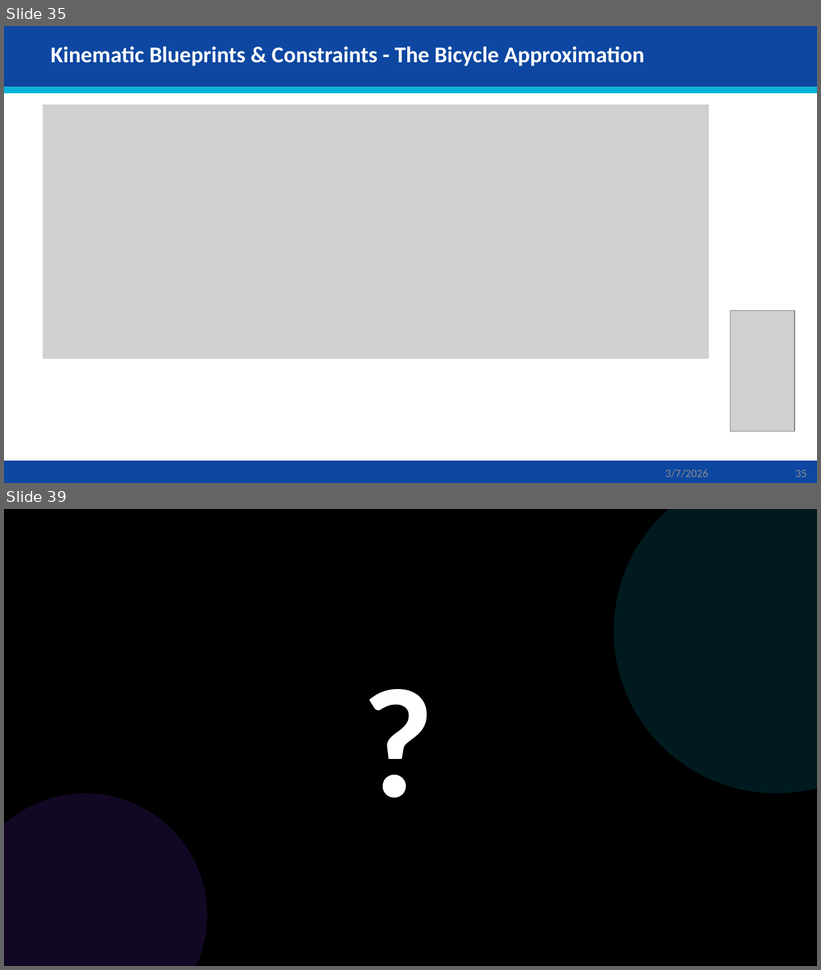
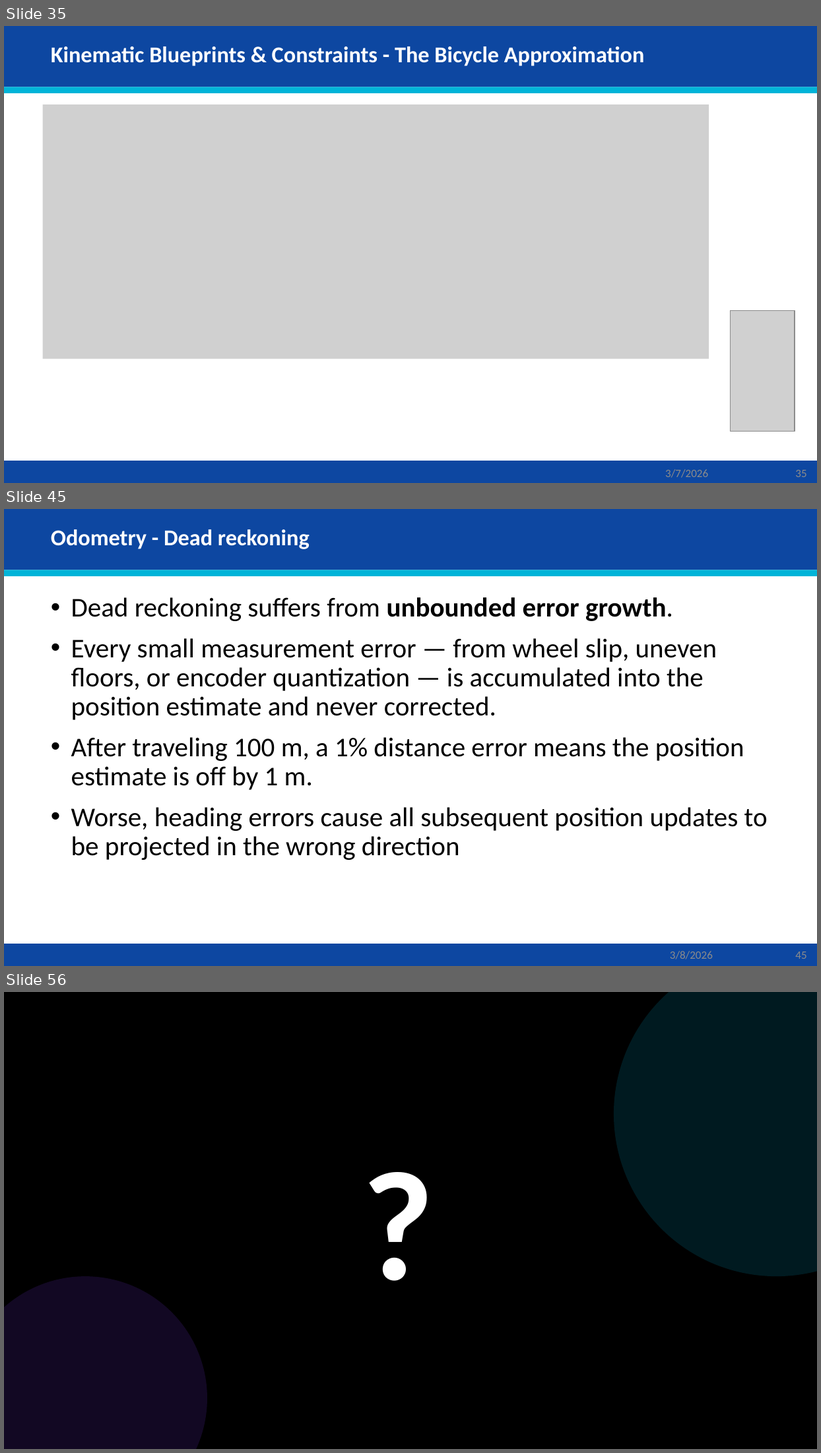
Before and after one commit to AbbadiAhmad/mobile_robots_course, a slide deck: Slides/Mod03/Mod03.pptx. Shown one above the other, each under a label of ours: slides 35 and 39 before the commit, slides 35, 45 and 56 after it; the slides between them are not shown. The pictures are 821x970 and 821x1453 pixels, drawn with LibreOffice and Linux fonts; fonts in the diff are those of the drawing; grey boxes stand for pictures. Boxes give left, top, right and bottom in pixels: in the first picture for what was removed or moved away, otherwise in the second. Text is boxed around its words. In the diff, an @@ line names an element or a change of style, - is before the commit and + after.

```diff
--- a/Slides/Mod03/Mod03.pptx
+++ b/Slides/Mod03/Mod03.pptx
@@ slide 45 added at [4, 509, 817, 966], background #FFFFFF; not listed: 3 template elements that a slide beside it also shows @@
@@ title added at [51, 529, 310, 549], 20 pt, text #FFFFFF, bold @@
+Odometry - Dead reckoning
@@ text added at [71, 597, 768, 860], 24 pt, text #000000 @@
+• Dead reckoning suffers from unbounded error growth.
+• Every small measurement error — from wheel slip, uneven floors, or encoder quantization — is accumulated into the position estimate and never corrected.
+• After traveling 100 m, a 1% distance error means the position estimate is off by 1 m.
+• Worse, heading errors cause all subsequent position updates to be projected in the wrong direction
@@ text added at [670, 951, 713, 960], 10 pt, text #8C8C8C @@
+3/8/2026
@@ page number added at [795, 952, 807, 959], 10 pt, text #8C8C8C @@
+45
@@ what was slide 39 is now slide 56 @@
```
Also in this commit, not shown: 3 slides changed, 20 other slides added.
